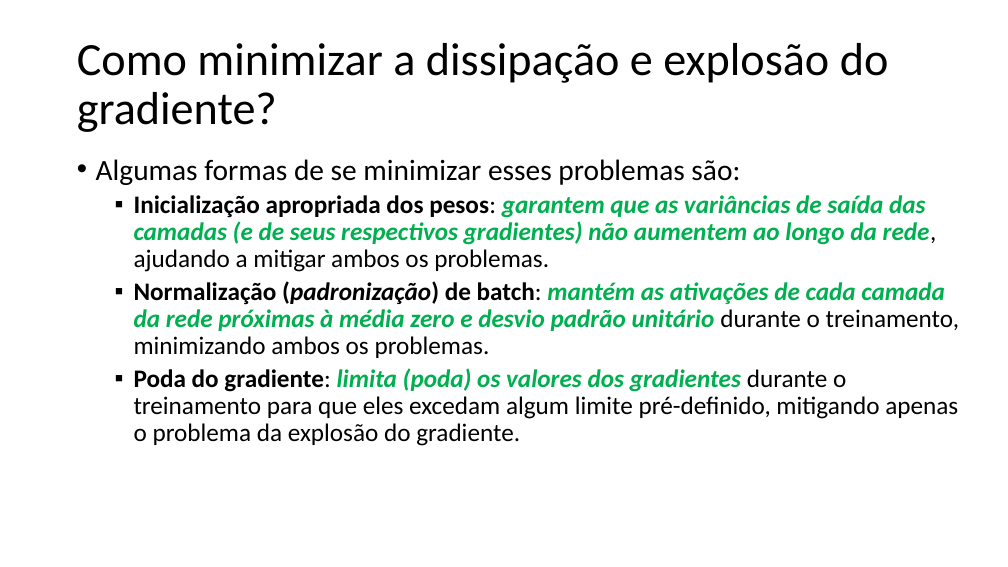
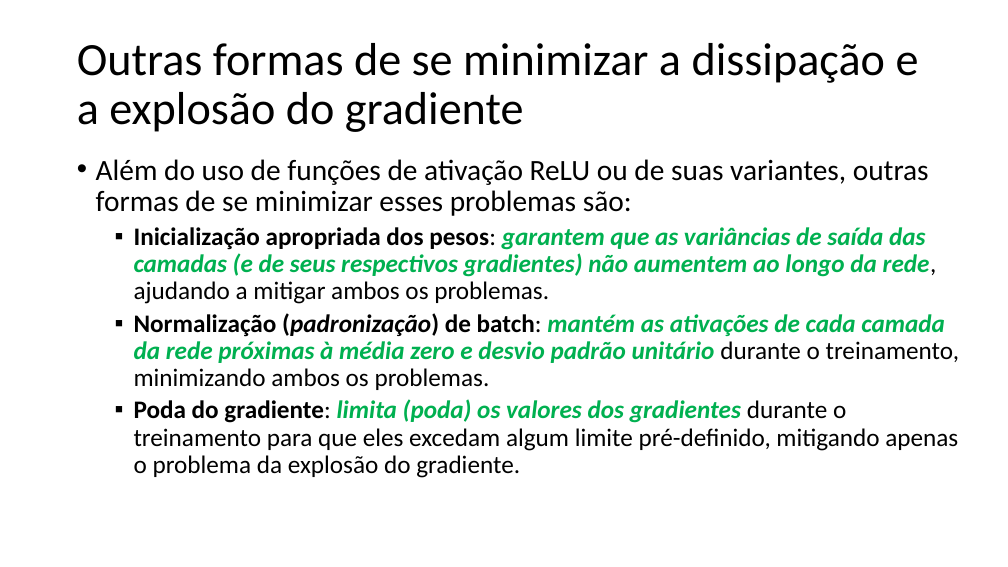
Before and after one commit to zz4fap/t320_aprendizado_de_maquina, a slide deck: slide 31 of slides/T320_Redes_Neurais_Artificiais (Parte II).pptx. Drawn at 1008x567 pixels with LibreOffice and Linux fonts; fonts in the diff are those of the drawing. Boxes give left, top, right and bottom in pixels: in the first picture for what was removed or moved away, otherwise in the second. Text is boxed around its words. In the diff, an @@ line names an element or a change of style, - is before the commit and + after.

Commit message:
update of slides

```diff
--- a/slides/T320_Redes_Neurais_Artificiais (Parte II).pptx
+++ b/slides/T320_Redes_Neurais_Artificiais (Parte II).pptx
@@ title at [77, 43, 919, 132]: text changed @@
-Como minimizar a dissipação e explosão do gradiente?
+Outras formas de se minimizar a dissipação e a explosão do gradiente
@@ text at [96, 159, 929, 216]: text changed @@
-• Algumas formas de se minimizar esses problemas são:
+• Além do uso de funções de ativação ReLU ou de suas variantes, outras formas de se minimizar esses problemas são:
```
Also in this commit, not shown: 1 other slide changed, 1 other file.
